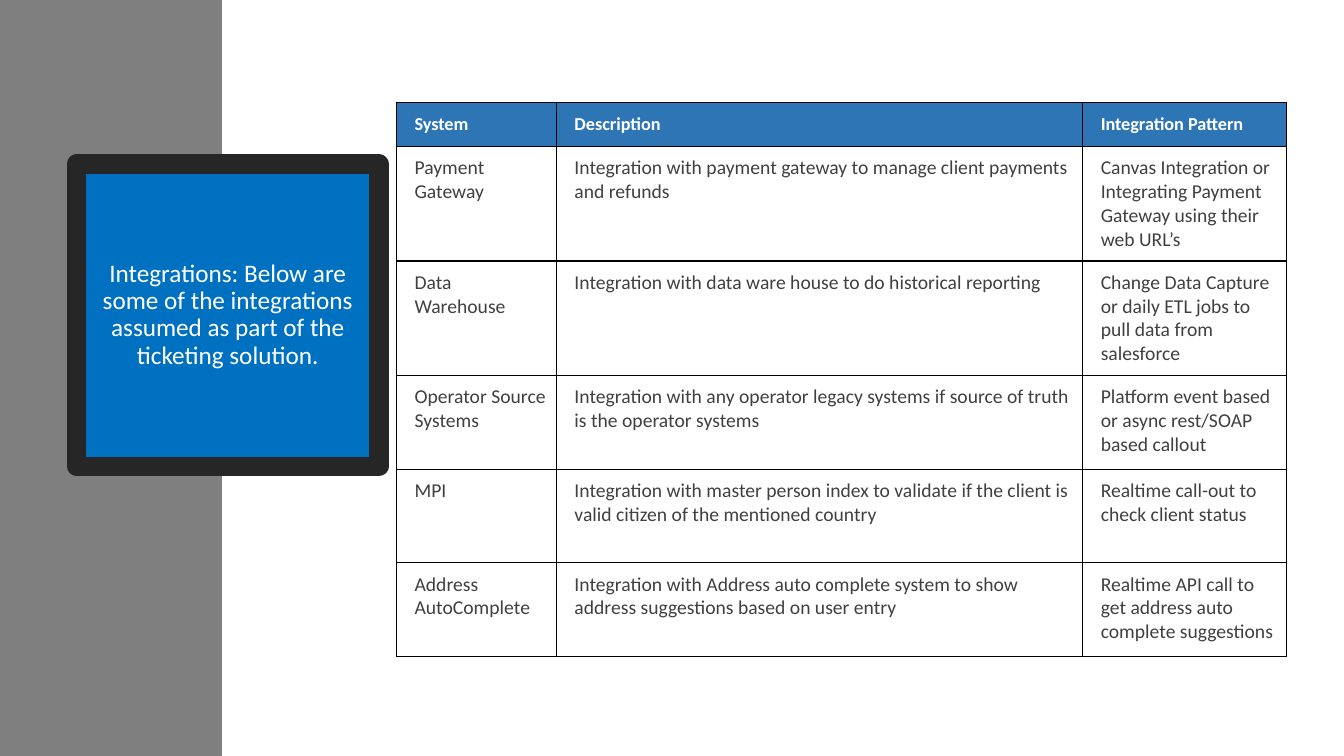
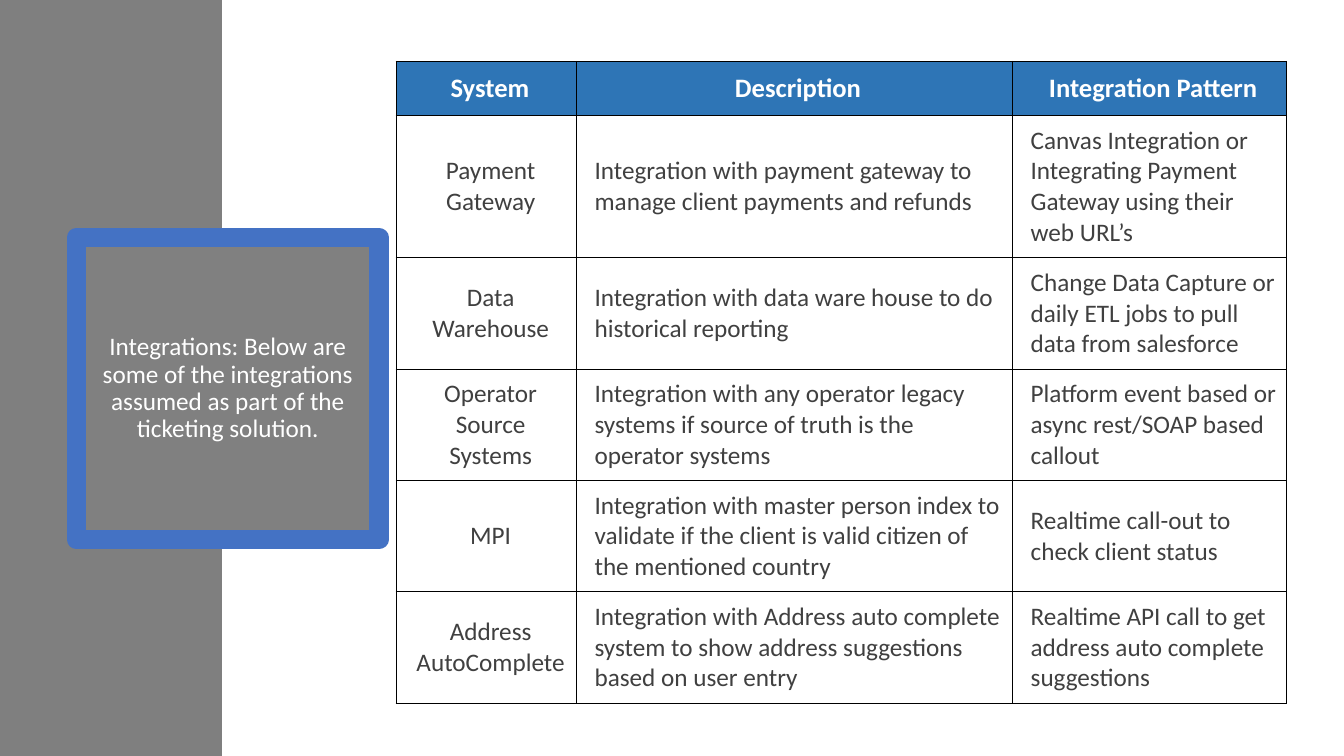
Before and after one commit to srivatsankr/AXDemo, a slide deck: slide 11 of SolutionPresentation/BusTicketingSolution.pptx. Drawn at 1344x756 pixels with LibreOffice and Linux fonts; fonts in the diff are those of the drawing. Boxes give left, top, right and bottom in pixels: in the first picture for what was removed or moved away, otherwise in the second. Text is boxed around its words. In the diff, an @@ line names an element or a change of style, - is before the commit and + after.

```diff
--- a/SolutionPresentation/BusTicketingSolution.pptx
+++ b/SolutionPresentation/BusTicketingSolution.pptx
@@ table at (396,62,1288,695) @@
@@ size 13 to 19 pt in "System", "Description", "Integration Pattern" @@
@@ size 14 to 18 pt @@
@@ alignment left to centre @@
@@ table: place and size @@
-table at (396,103,1287,654)
+table at (396,62,1288,695)
@@ title "Integrations: Below are some of ...": place and size @@
-title "Integrations: Below are some of ..." at (77,164,379,467)
+title "Integrations: Below are some of ..." at (77,237,379,539)
@@ title "Integrations: Below are some of ..." at (77,237,379,539): fill #0070C0 to #808080; outline #262626 13.75 pt to #4472C4 13.75 pt @@
```
Also in this commit, not shown: 14 other slides changed, 1 slide added, 1 slide removed.
